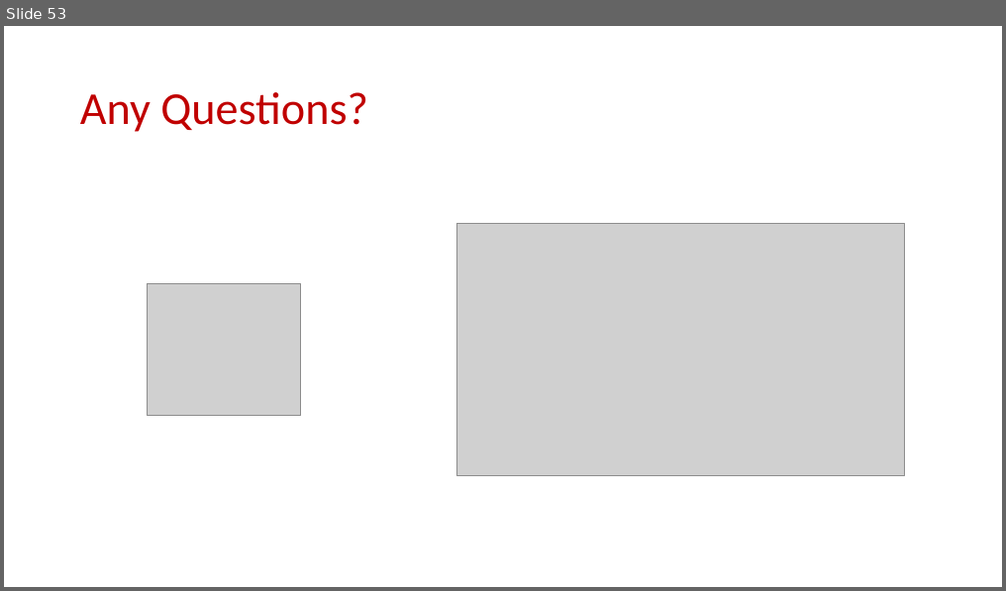
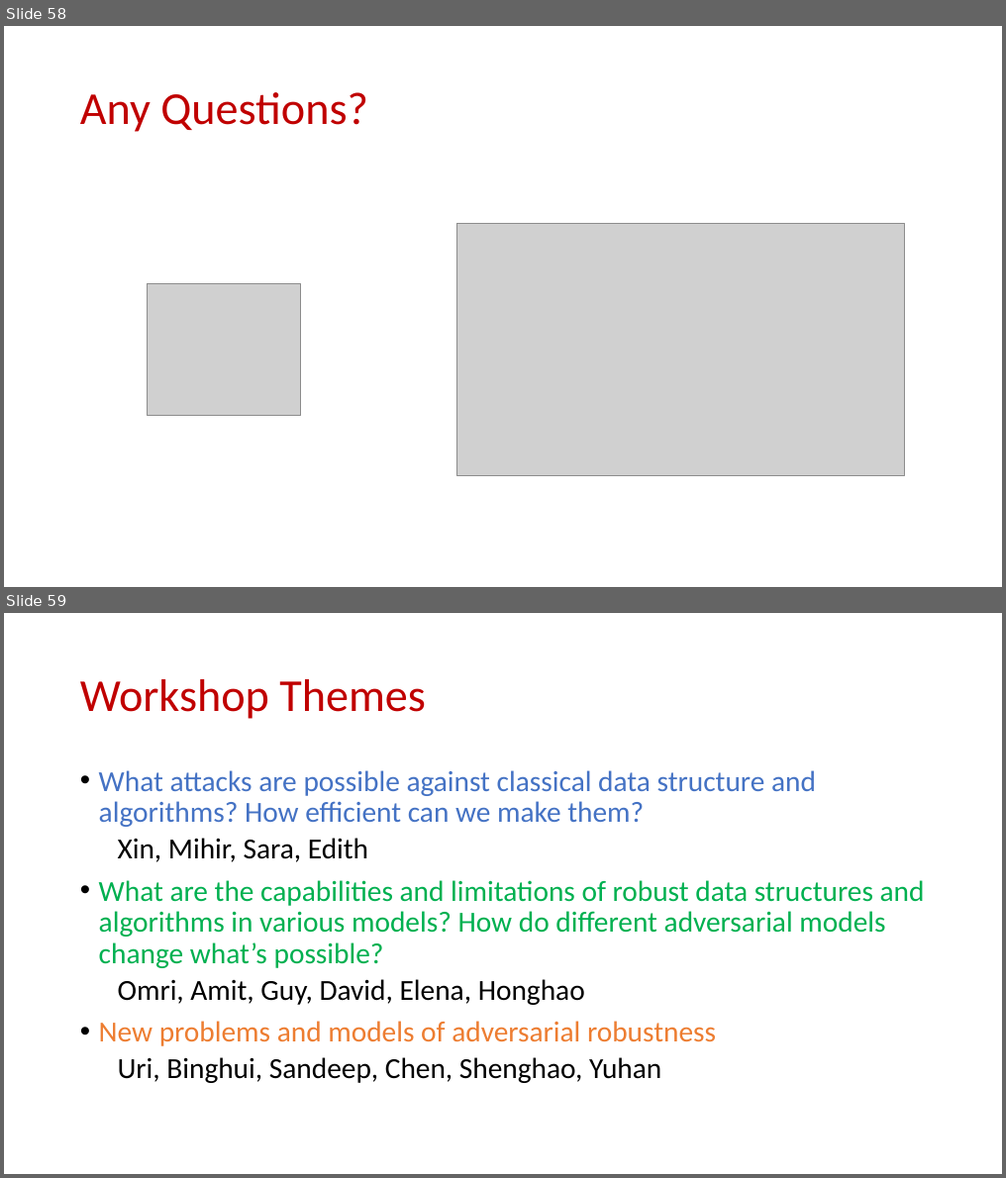
Before and after one commit to samsonzhou/samsonzhou.github.io, a slide deck: other-talks/A Tutorial on Adversarial Robustness.pptx. Shown one above the other, each under a label of ours: slide 53 before the commit, slides 58 and 59 after it. The pictures are 1006x591 and 1006x1178 pixels, drawn with LibreOffice and Linux fonts; fonts in the diff are those of the drawing; grey boxes stand for pictures. Boxes give left, top, right and bottom in pixels: in the first picture for what was removed or moved away, otherwise in the second. Text is boxed around its words. In the diff, an @@ line names an element or a change of style, - is before the commit and + after.

```diff
--- a/other-talks/A Tutorial on Adversarial Robustness.pptx
+++ b/other-talks/A Tutorial on Adversarial Robustness.pptx
@@ slide 59 added at box(4, 613, 1002, 1174), background #FFFFFF @@
@@ title added at box(80, 679, 426, 719), 44 pt, text #C00000 @@
+Workshop Themes
@@ text added at box(99, 770, 925, 1083), 28 pt, text #00B050 @@
+• What attacks are possible against classical data structure and algorithms? How efficient can we make them?
+  Xin, Mihir, Sara, Edith
+• What are the capabilities and limitations of robust data structures and algorithms in various models? How do different adversarial models change what’s possible?
+  Omri, Amit, Guy, David, Elena, Honghao
+• New problems and models of adversarial robustness
+  Uri, Binghui, Sandeep, Chen, Shenghao, Yuhan
@@ what was slide 53 is now slide 58 @@
```
Also in this commit, not shown: 9 slides changed, 7 other slides added, 2 slides removed, 1 other file.
